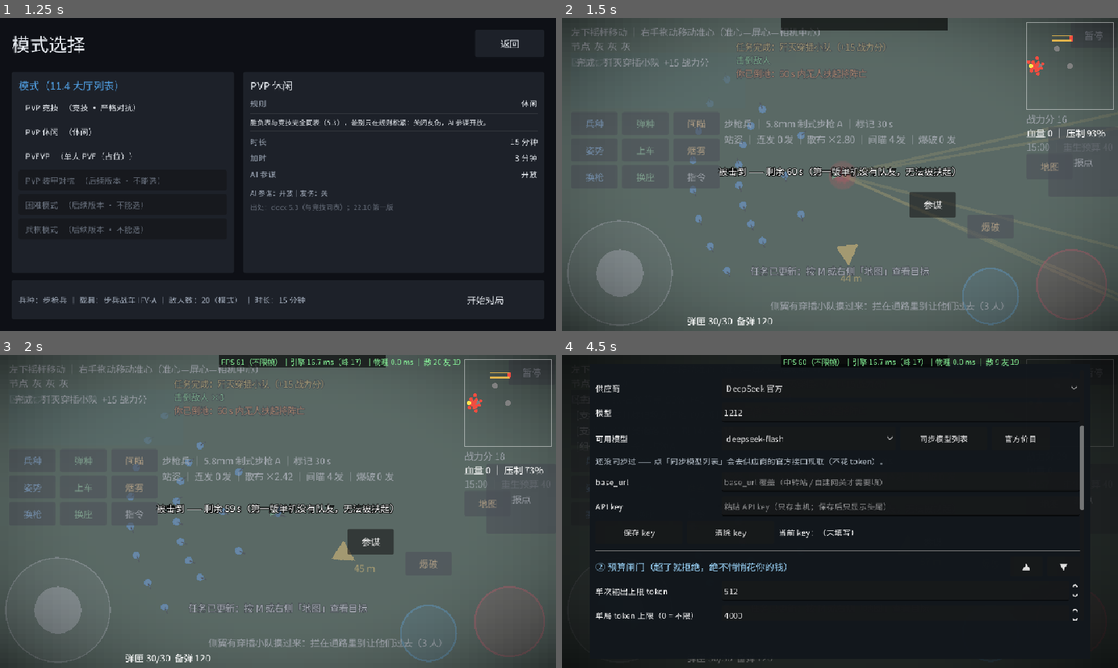
Above: before the commit, frames 1-4 (two rows, left to right).
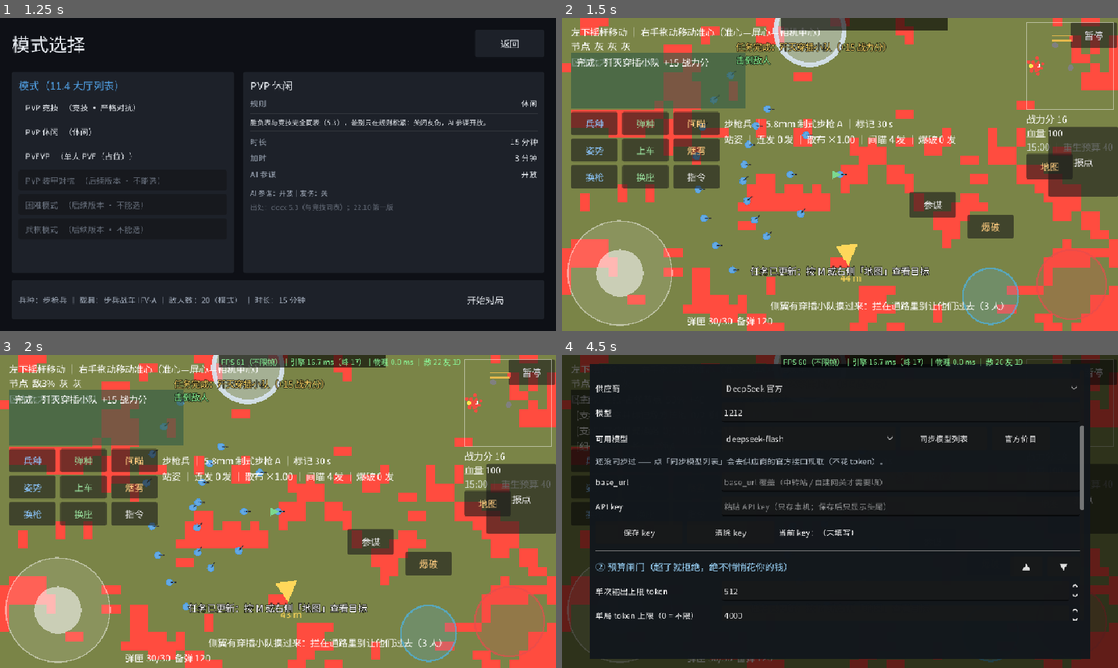
Above: after the commit, the same moments.

Repository: copperbookworm/jieyu-tactics
Game: Godot game, scene res://scenes/app/App.tscn
Same seed, same stepped clock (60 frames per second), same inputs: the game is played once before the commit and once after it.
Inputs (mouse positions are in pixels of both pictures, inside the frame that each line leads up to):
- Up to frame 1 (1.25 s): click "开始游戏" at 0.5 s
- Up to frame 2 (1.5 s): click "开始对局" at 1.25 s
- Up to frame 3 (2 s): no input
- Up to frame 4 (4.5 s): click "参谋" at 2 s; click (901, 586) at 2.77 s; type "12" at 2.85 s; click (901, 655) at 3 s; type "12" at 3.08 s; click "▲ 上一页" at 3.5 s; click "▼ 下一页" at 4.25 s

Frame 1 is identical in both runs. In frame 2, 96% of the frame differs, in the area x 0-100%, y 0-100%; in frame 3, 96%; in frame 4, 5.2%.

Commit message:
第五十九版 · 默认地图换成正式图（青岭走廊）
## 做了什么
- GameConfig.MAP_HEIGHT_IMAGE 从占位图 map_demo_height.png 换成正式图的**目录版**
  res://assets/maps/qingling_corridor/heightmap.png（只有目录版带得动 occluders.json / material.png / zones.json）。
  开局即玩正式图；想回占位图改一行（退化路径在 WorldSetup 里完整保留）。
- 半路发现的硬前提：只换高度图不够 —— 白旗点原来走 MapGenerator.DEMO_NODES，实测地图 N2 与 demo N2 差 44.7 m，
  而 demo N2 在正式图上是 45.8° 的坡、核心圈里还压着一栋房子。于是同时接上
  WorldSetup._capture_zone_positions()：读地图 zones.json 的 raas_nodes 前 3 个（第一版仍三节点全占），
  地图没给才退回 demo。
- 测试从「写死数字」改成「照地图核对」：集成冒烟不再断言「场上 20 个沙袋」，改成数地图 occluders.json 的条目数（235）
  + 断言白旗点落在地图节点坐标上（±1 m）+ 内容层至少 3 片且泥/雪/草三种都有。
- 两条测试因此假红并修好（都是「正式图有 235 个遮挡体」带来的坐标敏感）：
  ① 「站着时坦克会开炮」→ 显式关掉那条通视（本条测的是开炮，不是通视）；
  ② 「敌人血打光是倒地」→ 改成挑一个「活着且未倒地」的敌人（倒地再挨打按补刀口径是直接 die）。

## 验收数字（2026-10-04 桌面，退出码均 0）
- 单元 50 个脚本 / 1830 项断言全绿（jieyu_map_test +2：白旗点 = 地图 raas_nodes 前 3 个）
- 几何门禁 5 + 25 + 21 全绿
- 集成冒烟 246 → 249 项全绿（+3）
- 169 个 .gd / 29897 行；Main.gd 348 行（本轮没动 Main）；WorldSetup.gd 496 行

## 文档同步
- docs/地图工具链.md 5.2：「怎么进游戏」改成「它就是默认地图」，并写明白旗点也换成了地图的。
- docs/地图数据规格补充.md：新增三点九（zones.json 从「只给校验器看」变成「游戏真读」+ 仍未读的三项 + 205 片内容层）。
- 本项目开发进度.txt：新抬头 + 第五十九版段 + 三节规模/测试数字 + 四节下一批 + 六/七节新增欠账与待拍板。

## 已知观感问题（已登记待拍板）
正式图 material.png 解析出 205 片内容层（雪 139 / 草 61，雪与草是打点生成的碎块），每片画成等面积圆 ⇒
雪看起来是一地碎圆饼。要不要调大 MATERIAL_MIN_CELLS 或改多边形表达，需要拍板。

Diff:
--- a/data/config/GameConfig.gd
+++ b/data/config/GameConfig.gd
@@ -24,7 +24,12 @@
 # ────────────── 自制地图（工具链 A：灰度高度图导入）─────────────
 ## 空字符串 = 用上面的噪声地形；填了路径则优先导入该高度图（导入失败会退回噪声并报错）
 ## 约定：黑 = 0 m、白（255）= MAX_ELEVATION；尺寸必须与网格一致（1000×1000），不缩放
-const MAP_HEIGHT_IMAGE := "res://assets/maps/map_demo_height.png"
+## 2026-10-04 第五十九版：默认地图从占位图换成**第一张正式地图**「青岭走廊」。
+## 指向 `…/<map_id>/heightmap.png`（目录版）而不是扁平图 —— 只有目录版才带得动
+## occluders.json / material.png / zones.json 那一整套（WorldSetup._map_id_from_path 反推目录名）。
+## 想回到历史占位图（噪声地形 + demo 摆位）就把上面这行换成 res://assets/maps/map_demo_height.png ——
+## 那条退化路径（没有 occluders.json / zones.json / material.png）在 WorldSetup 里仍然完整可用。
+const MAP_HEIGHT_IMAGE := "res://assets/maps/qingling_corridor/heightmap.png"
 const MAP_HEIGHT_DIR := "res://assets/maps/"  # 自制高度图默认存放目录
 
 # ────────────── 画布与缩放 ──────────────
--- a/scenes/gameplay/WorldSetup.gd
+++ b/scenes/gameplay/WorldSetup.gd
@@ -228,8 +228,9 @@
 ##    每项有 polygon / h_low / h_top / destructible / hp / damage_profiles，
 ##    这里把它们折进第一版的 Cover（轴对齐矩形 + 顶高 + 耐久的近似），
 ##    并把「摧毁」信号接到残痕（4.17 破坏互动：留贴地残痕 + 小减速，不影响通视）。
-## ② 没有地图数据（例如没设 map_id、或跑的是旧图）⇒ 退回 demo 摆位，
-##    保证既有测试（集成冒烟断言场上 20 个沙袋）与单跑 Main.tscn 的行为一字不变。
+## ② 没有地图数据（例如没设 map_id、或跑的是旧图）⇒ 退回 demo 摆位，保证退化路径仍然可玩。
+##    2026-10-04 第五十九版起**默认地图就是正式图**，所以正常开局走的是 ①，掩体数量以地图数据为准
+##    （集成冒烟不再写死「20 个沙袋」，改成数地图 occluders.json 的条目数）。
 func _build_covers(main) -> void:
 	var entries := _load_occluders(main)
 	if entries.is_empty():
@@ -438,14 +439,58 @@
 	main.add_child(fob)
 
 
-## 白旗点：第一版用 DEMO_NODES 前 3 个节点（全占即胜，验证 L5/L6 循环）
+## 白旗点：第一版 3 个（三节点全占即胜，验证 L5/L6 循环）。
+## 位置**优先取地图自己的推进链**（zones.json 的 raas_nodes），地图没给才退回 DEMO_NODES。
+## 为什么必须优先用地图的（2026-10-04 实测，不是洁癖）：正式图「青岭走廊」的地图 N2 与 demo N2
+## 差 44.7 m，而 demo N2 在正式图上是 **45.8° 的坡**、核心圈里还压着一栋房子 ——
+## 只换高度图不换点，白旗点会直接烂掉一个。
 func _build_capture_zones(main) -> Array:
+	var positions := _capture_zone_positions(main)
 	var zones: Array = []
-	for i in 3:
+	for i in positions.size():
 		var zone := CaptureZone.new()
 		zone.name = "Zone%d" % (i + 1)
-		zone.global_position = MapGenerator.DEMO_NODES[i]
+		zone.global_position = positions[i]
 		zone.setup(main.player)
 		main.add_child(zone)
 		zones.append(zone)
 	return zones
+
+
+## 白旗点坐标：地图的 raas_nodes 前 3 个；不足 3 个就用满它；一个都没有才退回 demo 摆位。
+func _capture_zone_positions(main) -> Array:
+	var nodes: Array = _load_map_zones(main).get("raas_nodes", [])
+	var positions: Array = []
+	for node_v in nodes:
+		if node_v is Dictionary:
+			positions.append(JieyuMapGen.vec2((node_v as Dictionary).get("pos", [0, 0])))
+	if positions.size() >= 3:
+		var first_three: Array = positions.slice(0, 3)
+		print("[地图] 白旗点取自地图推进链前 3 个：%s" % str(first_three))
+		return first_three
+	if positions.size() > 0:
+		print("[地图] 白旗点：地图只给了 %d 个节点，用满它" % positions.size())
+		return positions
+	print("[地图] 没有 zones.json / 没有 raas_nodes → 白旗点退回 demo 摆位")
+	return [MapGenerator.DEMO_NODES[0], MapGenerator.DEMO_NODES[1], MapGenerator.DEMO_NODES[2]]
+
+
+## 地图目录（res://assets/maps/<id>/）里的 zones.json → 字典；读不到就是空字典。
+## 这里只取需要的项（raas_nodes），不做全量 schema 校验 —— schema 归插件侧 JieyuMapChecks 管。
+func _load_map_zones(main) -> Dictionary:
+	var map_id := _map_id_from_path(str(main.map_height_image) if "map_height_image" in main else "")
+	if map_id.is_empty():
+		return {}
+	var path := "res://assets/maps/%s/zones.json" % map_id
+	if not FileAccess.file_exists(path):
+		return {}
+	var file := FileAccess.open(path, FileAccess.READ)
+	if file == null:
+		push_error("[地图] zones.json 打不开：%s" % path)
+		return {}
+	var parsed: Variant = JSON.parse_string(file.get_as_text())
+	file.close()
+	if not (parsed is Dictionary):
+		push_error("[地图] zones.json 顶层不是对象：%s" % path)
+		return {}
+	return parsed
--- a/test/jieyu_map_test.gd
+++ b/test/jieyu_map_test.gd
@@ -318,6 +318,14 @@
 		total_cells += int((zone_v as Dictionary).get("cells", 0))
 	_check_true("内容层真的读进来了（%d 片 / %d 格，不是 demo 三片摆位）"
 			% [content_zones.size(), total_cells], total_cells > 50000)
+	# 白旗点必须来自**地图自己的**推进链（2026-10-04 第五十九版把默认图换成正式图之后，这是硬前提：
+	# demo 坐标在正式图上会踩到 45.8° 的坡 + 核心圈里压着一栋房子）。
+	var capture_positions: Array = world_setup.call("_capture_zone_positions", stub)
+	_check("白旗点取地图推进链的前 3 个（第一版三节点全占）", capture_positions.size(), 3)
+	var expected_positions: Array = []
+	for i in 3:
+		expected_positions.append(JieyuMapGen.vec2((nodes[i] as Dictionary).get("pos", [0, 0])))
+	_check("白旗点坐标 = 地图 raas_nodes 前 3 个", capture_positions, expected_positions)
 	stub.free()
 	world_setup.free()
 
--- a/tools/run_integration_headless.gd
+++ b/tools/run_integration_headless.gd
@@ -164,12 +164,22 @@
 			and _main.get_node_or_null("AimCameraController") != null
 			and _main.get_node_or_null("Vehicle") != null
 			and _main.get_node_or_null("EnemyVehicle") != null)
-	_check("占领节点 3 个", _main.capture_zones.size(), 3)
-	# 掩体 = DEMO_NODES（5 个节点）× 每点 4 个沙袋 = 20（见 MapGenerator.demo_cover_points）
-	_check("掩体 20 个（5 个节点 × 4）", get_nodes_in_group("occluder").size(), 20)
-	# 说明：Main.tscn 的高度图是 assets/maps/map_demo_height.png，那个目录下**没有** occluders.json
-	# ⇒ 这里走的是 demo 摆位（20 个默认沙袋），地图数据那条链路由 jieyu_map_test._test_world_setup_covers()
-	# 用真实存在的示例图（grassland_demo2）覆盖；本文件只钉「demo 摆位没被破坏」。
+	_check("占领节点 3 个（第一版：三节点全占即胜）", _main.capture_zones.size(), 3)
+	# 2026-10-04 第五十九版：默认地图换成**正式图「青岭走廊」** ⇒ 掩体数量以地图数据为准。
+	# 不再写死「20 个沙袋」：直接数地图 occluders.json 的条目数，地图改了测试自动跟上。
+	var map_occluders := _count_map_occluders(GameConfig.MAP_HEIGHT_IMAGE)
+	_check("掩体数 = 地图 occluders.json 的条目数（%d）" % map_occluders,
+			get_nodes_in_group("occluder").size(), map_occluders)
+	_check_true("默认地图确实是正式图（不是 demo 的 20 个沙袋）", map_occluders > 20)
+	# 白旗点也必须来自地图的推进链（zones.json）—— 实测：地图 N2 与 demo N2 差 44.7 m，
+	# 而 demo N2 在正式图上是 45.8° 的坡、核心圈里还压着一栋房子。
+	var map_nodes := _map_node_positions(GameConfig.MAP_HEIGHT_IMAGE)
+	var zones_on_map: bool = _main.capture_zones.size() == mini(3, map_nodes.size())
+	for i in _main.capture_zones.size():
+		if i >= map_nodes.size() \
+				or (_main.capture_zones[i] as Node2D).global_position.distance_to(map_nodes[i]) > 1.0:
+			zones_on_map = false
+	_check_true("白旗点落在地图 zones.json 的节点坐标上（±1 m，取前 3 个）", zones_on_map)
 	# 2026-10-02 订正：这条原来是「敌人 2 个」的等值断言，现在不再成立 ——
 	# 实测 enemy 组是 [Enemy1, Infiltrator1..3]：① 开局 2 名步兵里可能有人被**队友**先击毙；
 	# ② T-S6 的事件驱动穿插兵（Infiltrator*）也会进这个组。所以改成「至少 2 个 + 成员必须是敌兵类」，
@@ -625,13 +635,11 @@
 
 ## 在几个「地形一定平」的锚点周围扫一圈，找一对真有通视的位置（不去赌地形）
 func _find_clear_sight_pair(distance: float) -> Array:
-	var anchors: Array = [
-		_main.player.global_position,
-		Vector2(500.0, 500.0),   # DEMO_NODES[2] 中央枢纽（节点区被压平过）
-		Vector2(150.0, 500.0),   # DEMO_NODES[0] 西侧起点
-		Vector2(350.0, 300.0),   # DEMO_NODES[1]
-		Vector2(850.0, 500.0),   # DEMO_NODES[4]
-	]
+	# 锚点用**本局真实的白旗点**（来自地图 zones.json，地图改了就自动跟着走），
+	# 不再写死 DEMO_NODES —— 正式图上 demo 坐标未必平（实测 demo N2 是 45.8° 的坡）。
+	var anchors: Array = [_main.player.global_position]
+	for zone in _main.capture_zones:
+		anchors.append((zone as Node2D).global_position)
 	for anchor in anchors:
 		for i in 16:
 			var angle := TAU * float(i) / 16.0
@@ -962,6 +970,12 @@
 		tank.global_position = _main.player.global_position + Vector2(-100.0, 0.0)
 		tank.turret_facing = Vector2.RIGHT
 		tank._fire_cooldown = 0.0
+		# 2026-10-04 第五十九版：默认图换成正式图（235 个遮挡体）之后，随便放个 100 m 外的点
+		# **很可能被一栋楼挡住**，坦克就不开炮了 —— 于是「补刀前提」这条会假红。
+		# 本条要测的是「开炮 / 不开炮」，不是通视（通视另有专项断言）。这里显式关掉：
+		# Vehicle._has_sight_to_player() 在 _sight == null 时返回 true，就是留给测试环境的口子。
+		var sight_backup = tank._sight
+		tank._sight = null
 		var ammo_before: int = tank._ammo
 		_restore_player()
 		tank._ai_update(0.05)
@@ -976,6 +990,7 @@
 			_check("补刀开：玩家倒地后坦克照打（会来补刀）", tank._ammo < ammo_before, true)
 		else:
 			_check("补刀关（🧪 测试态）：玩家倒地后坦克不开炮", tank._ammo, ammo_before)
+		tank._sight = sight_backup   # 收尾：把通视还回去，别影响后面的断言
 	_main.player.respawn()      # 收尾：让人站起来
 
 
@@ -1005,14 +1020,21 @@
 				and _main.match_flow.budget == 2)
 		_main.player.respawn()
 	# 敌人：血打光倒地 → 补刀阵亡
-	var enemies := get_nodes_in_group("enemy")
-	if enemies.size() > 0:
-		var e = enemies[0]
-		if e._visual != null:
-			e.take_damage(e.hp + 1.0)
-			_check_true("敌人：血打光是倒地（不是立刻死）", e.downed and e.alive)
-			e.take_damage(1.0)
-			_check_true("敌人：补刀才阵亡", not e.alive)
+	# 2026-10-04 第五十九版：不能再拿 enemies[0] 就测 —— 前面十几段检查（烟雾 / 载具 / 交战）
+	# 可能已经把它打倒了，而 Enemy.take_damage 对**已倒地**的目标是直接 die()（补刀口径），
+	# 于是「血打光是倒地」这条会假红。这里挑一个「活着且未倒地」的敌人来测。
+	var target_enemy = null
+	for node in get_nodes_in_group("enemy"):
+		if bool(node.get("alive")) and not bool(node.get("downed")) and node._visual != null:
+			target_enemy = node
+			break
+	_check_true("敌人：场上有「活着且未倒地」的目标可测", target_enemy != null)
+	if target_enemy != null:
+		target_enemy.take_damage(target_enemy.hp + 1.0)
+		_check_true("敌人：血打光是倒地（不是立刻死）",
+				target_enemy.downed and target_enemy.alive)
+		target_enemy.take_damage(1.0)
+		_check_true("敌人：补刀才阵亡", not target_enemy.alive)
 
 
 # ────────────── 敌方坦克乘员 + 弃车逃生（候选 Q · 使用者 2026-10-02）──────────────
@@ -1184,18 +1206,25 @@
 
 func _check_terrain_zones() -> void:
 	var zones := get_nodes_in_group(GameConfig.TERRAIN_ZONE_GROUP)
-	_check("候选 O 4.17：场上有 3 片环境互动区（泥 / 雪 / 草）", zones.size(), 3)
+	# 2026-10-04 第五十九版：内容层来自正式图的 material.png（连通域 → 等面积圆），
+	# 所以「3 片」这个 demo 摆位数字不再成立 —— 改成「至少 3 片 + 泥 / 雪 / 草三种都有」。
+	_check_true("候选 O 4.17：场上有环境互动区（%d 片，来自正式图 material.png）" % zones.size(),
+			zones.size() >= 3)
 	_check("候选 O 4.17：区域已注入玩家（WorldSetup → player.zones）",
-			_main.player.zones.size(), 3)
+			_main.player.zones.size(), zones.size())
 
 	var grass = null
 	var mud = null
+	var snow = null
 	for zone in zones:
 		if int(zone.kind) == 2:
 			grass = zone
 		elif int(zone.kind) == 0:
 			mud = zone
-	_check_true("候选 O 4.17：找到草丛与泥泞两片", grass != null and mud != null)
+		elif int(zone.kind) == 1:
+			snow = zone
+	_check_true("候选 O 4.17：泥 / 雪 / 草三种内容层都在场上",
+			grass != null and mud != null and snow != null)
 
 	# ① 草丛隐蔽：玩家站进去，敌人的发现距离随之打折
 	if grass != null:
@@ -1347,3 +1376,42 @@
 	# 收尾：切回步枪兵 —— 别让后面的检查读到工程兵（换武器 / 携带量都不同）
 	_main.player_role = RoleTable.Role.RIFLEMAN
 	_main.player.apply_role(_main.player_role)
+
+
+# ────────────── 地图数据只读助手（2026-10-04 第五十九版）──────────────
+# 为什么让测试自己去数地图文件：默认地图换成正式图之后，「场上 20 个沙袋」这类写死的数字
+# 就变成了一张随时会过期的照片。改成「照地图数据核对」，地图重做一次测试自动跟上。
+
+## 数一张地图目录里的 occluders.json 条目（不校验 schema —— schema 归插件侧 JieyuMapChecks）
+func _count_map_occluders(height_image_path: String) -> int:
+	var map_id := height_image_path.get_base_dir().get_file()
+	var path := "res://assets/maps/%s/occluders.json" % map_id
+	if map_id.is_empty() or not FileAccess.file_exists(path):
+		return 0
+	var file := FileAccess.open(path, FileAccess.READ)
+	if file == null:
+		return 0
+	var parsed: Variant = JSON.parse_string(file.get_as_text())
+	file.close()
+	return (parsed as Array).size() if parsed is Array else 0
+
+
+## 地图 zones.json 的 raas_nodes 坐标（按推进链顺序）
+func _map_node_positions(height_image_path: String) -> Array:
+	var map_id := height_image_path.get_base_dir().get_file()
+	var path := "res://assets/maps/%s/zones.json" % map_id
+	if map_id.is_empty() or not FileAccess.file_exists(path):
+		return []
+	var file := FileAccess.open(path, FileAccess.READ)
+	if file == null:
+		return []
+	var parsed: Variant = JSON.parse_string(file.get_as_text())
+	file.close()
+	if not (parsed is Dictionary):
+		return []
+	var result: Array = []
+	for node_v in (parsed as Dictionary).get("raas_nodes", []):
+		if node_v is Dictionary:
+			var pos: Array = (node_v as Dictionary).get("pos", [0, 0])
+			result.append(Vector2(float(pos[0]), float(pos[1])))
+	return result
Not shown, changed: 本项目开发进度.txt
Not shown, changed: docs/地图工具链.md
Not shown, changed: docs/地图数据规格补充.md
